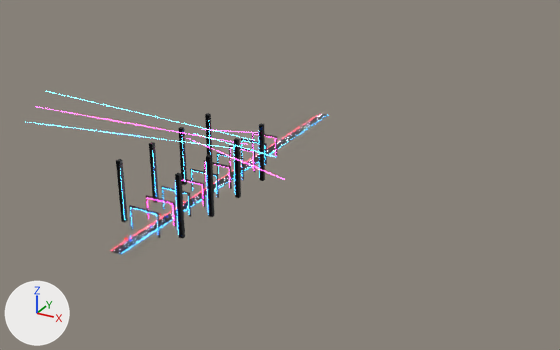
The Blender file thumbnails/chatgpt-vs-claude-beat-saber/blender/Claude_neon.blend as it was, and as the next commit left it.
The view is the same before and after, from a 50 mm camera at (118.6, -135.2, 96.2) aimed at (18.0, 47.8, 4.7). The lights are fixed; the arrows at lower left show +X, +Y and +Z. The older version comes first.

The first picture shows 'tower.004', 'track' and 17 more.
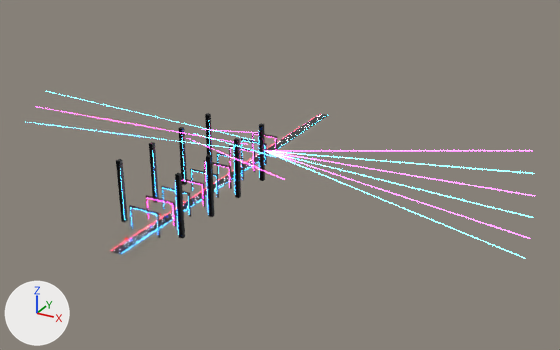
Where the newer file only moved an object's origin or applied its transform, the numbers keep the older frame.

Boxes [x1, y1, x2, y2] around the edits, measured in the pictures (560 x 350 px):
'fan', added
    after: [267, 152, 526, 259]
'fan.001', added
    after: [268, 152, 530, 239]
'fan.004', added
    after: [267, 151, 535, 174]
'fan.003', added
    after: [271, 152, 535, 196]
'fan.002', added
    after: [269, 152, 533, 218]
'fan.005', added
    after: [358, 150, 532, 151]

What changed in the scene script:
```text
Add me_cylinder_161:
    me_cylinder_161.from_pydata(...)  # an 8-sided cylinder along z spanning x -0.1..0.1, y -0.1..0.1, z -45.0..45.0
    me_cylinder_161.polygons.foreach_set('use_smooth', [True] * 10)
    me_cylinder_161.materials.append(mat_laser_p)  # black #000000, glowing pink #ff2ea6
Add me_cylinder_160:
    me_cylinder_160.from_pydata(...)  # an 8-sided cylinder along z spanning x -0.1..0.1, y -0.1..0.1, z -45.0..45.0
    me_cylinder_160.polygons.foreach_set('use_smooth', [True] * 10)
    me_cylinder_160.materials.append(mat_laser_b)  # black #000000, glowing blue #2e8bff
Add me_cylinder_159:
    me_cylinder_159.from_pydata(...)  # an 8-sided cylinder along z spanning x -0.1..0.1, y -0.1..0.1, z -45.0..45.0
    me_cylinder_159.polygons.foreach_set('use_smooth', [True] * 10)
    me_cylinder_159.materials.append(mat_laser_p)  # black #000000, glowing pink #ff2ea6
Add me_cylinder_158:
    me_cylinder_158.from_pydata(...)  # an 8-sided cylinder along z spanning x -0.1..0.1, y -0.1..0.1, z -45.0..45.0
    me_cylinder_158.polygons.foreach_set('use_smooth', [True] * 10)
    me_cylinder_158.materials.append(mat_laser_b)  # black #000000, glowing blue #2e8bff
Add me_cylinder_156:
    me_cylinder_156.from_pydata(...)  # an 8-sided cylinder along z spanning x -0.1..0.1, y -0.1..0.1, z -45.0..45.0
    me_cylinder_156.polygons.foreach_set('use_smooth', [True] * 10)
    me_cylinder_156.materials.append(mat_laser_b)  # black #000000, glowing blue #2e8bff
Add ob_fan_005:
    ob_fan_005 = bpy.data.objects.new('fan.005', me_cylinder_161)
    ob_fan_005.location = (43.2, 63.3, 11.8)
    ob_fan_005.rotation_euler = (1.329, 0.0, 1.417)  # degrees (76, 0, 81)
Add ob_fan_004:
    ob_fan_004 = bpy.data.objects.new('fan.004', me_cylinder_160)
    ob_fan_004.location = (43.8, 63.3, 8.7)
    ob_fan_004.rotation_euler = (1.398, 0.0, 1.42)  # degrees (80, 0, 81)
Add ob_fan_003:
    ob_fan_003 = bpy.data.objects.new('fan.003', me_cylinder_159)
    ob_fan_003.location = (44.3, 63.3, 5.7)
    ob_fan_003.rotation_euler = (1.467, 0.0, 1.421)  # degrees (84, 0, 81)
Add ob_fan_002:
    ob_fan_002 = bpy.data.objects.new('fan.002', me_cylinder_158)
    ob_fan_002.location = (44.5, 63.3, 2.6)
    ob_fan_002.rotation_euler = (1.536, 0.0, 1.422)  # degrees (88, 0, 81)
Add ob_fan_001:
    ob_fan_001 = bpy.data.objects.new('fan.001', me_cylinder_159.copy())
    ob_fan_001.location = (44.5, 63.3, -0.6)
    ob_fan_001.rotation_euler = (1.605, 0.0, 1.422)  # degrees (92, 0, 81)
Add ob_fan:
    ob_fan = bpy.data.objects.new('fan', me_cylinder_156)
    ob_fan.location = (44.3, 63.3, -3.7)
    ob_fan.rotation_euler = (1.674, 0.0, 1.421)  # degrees (96, 0, 81)
```
